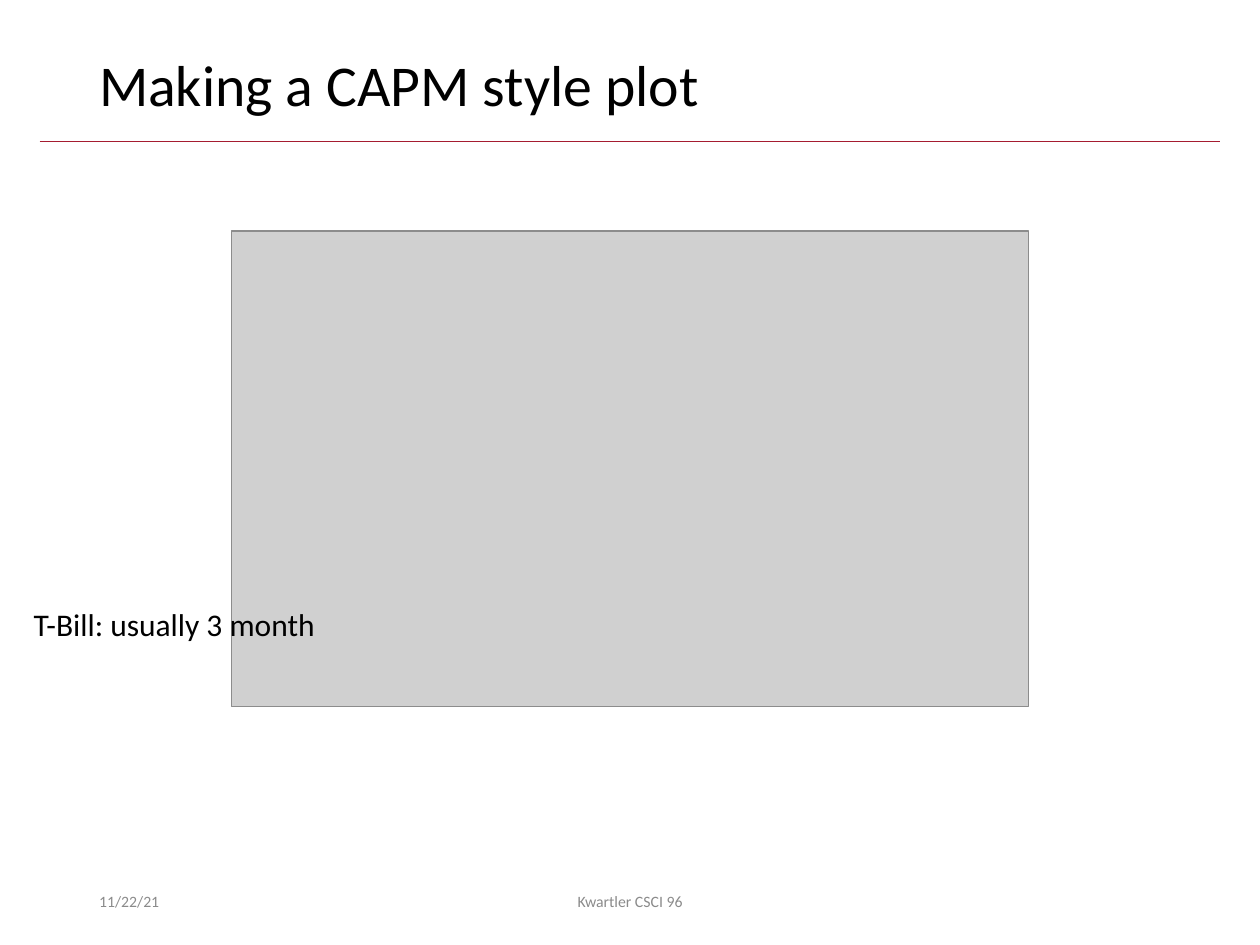
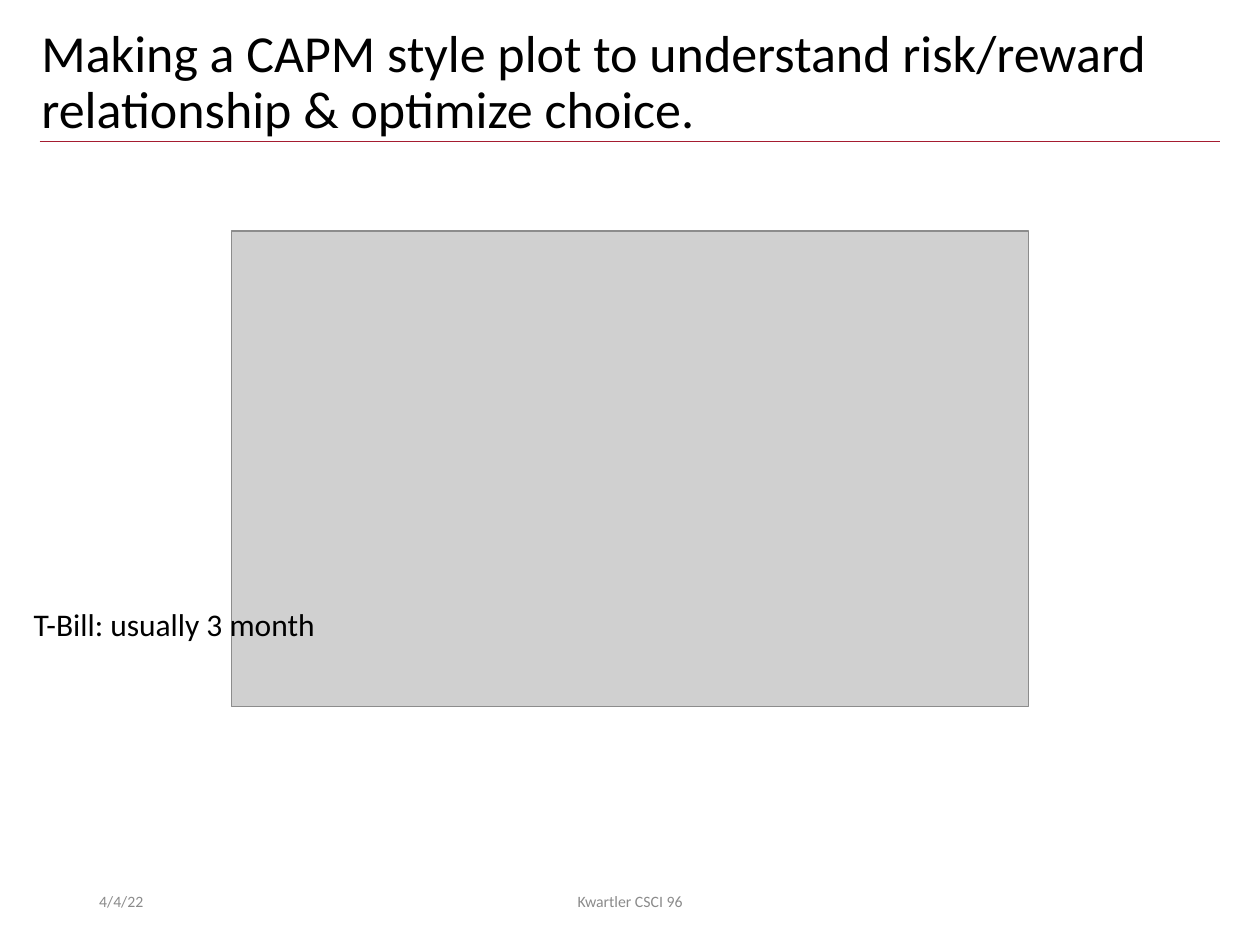
Before and after one commit to kwartler/Harvard_DataMining_Business_Student, a slide deck: slide 12 of Lessons/I_ConsumerCredit_NonTraditionalInvesting/ConsumerCredit_NonTraditionalMkts.pptx. Drawn at 1260x945 pixels with LibreOffice and Linux fonts; fonts in the diff are those of the drawing; grey boxes stand for pictures; background and template pictures are left out. Boxes give left, top, right and bottom in pixels: in the first picture for what was removed or moved away, otherwise in the second. Text is boxed around its words. In the diff, an @@ line names an element or a change of style, - is before the commit and + after.

```diff
--- a/Lessons/I_ConsumerCredit_NonTraditionalInvesting/ConsumerCredit_NonTraditionalMkts.pptx
+++ b/Lessons/I_ConsumerCredit_NonTraditionalInvesting/ConsumerCredit_NonTraditionalMkts.pptx
@@ title at (41, 36, 1145, 137): text changed; size 33 to 29.7 pt @@
-Making a CAPM style plot
+Making a CAPM style plot to understand risk/reward relationship & optimize choice.
@@ text at (99, 896, 143, 908): text changed @@
-11/22/21
+4/4/22
```
Also in this commit, not shown: 27 other slides changed, 6 other files.
